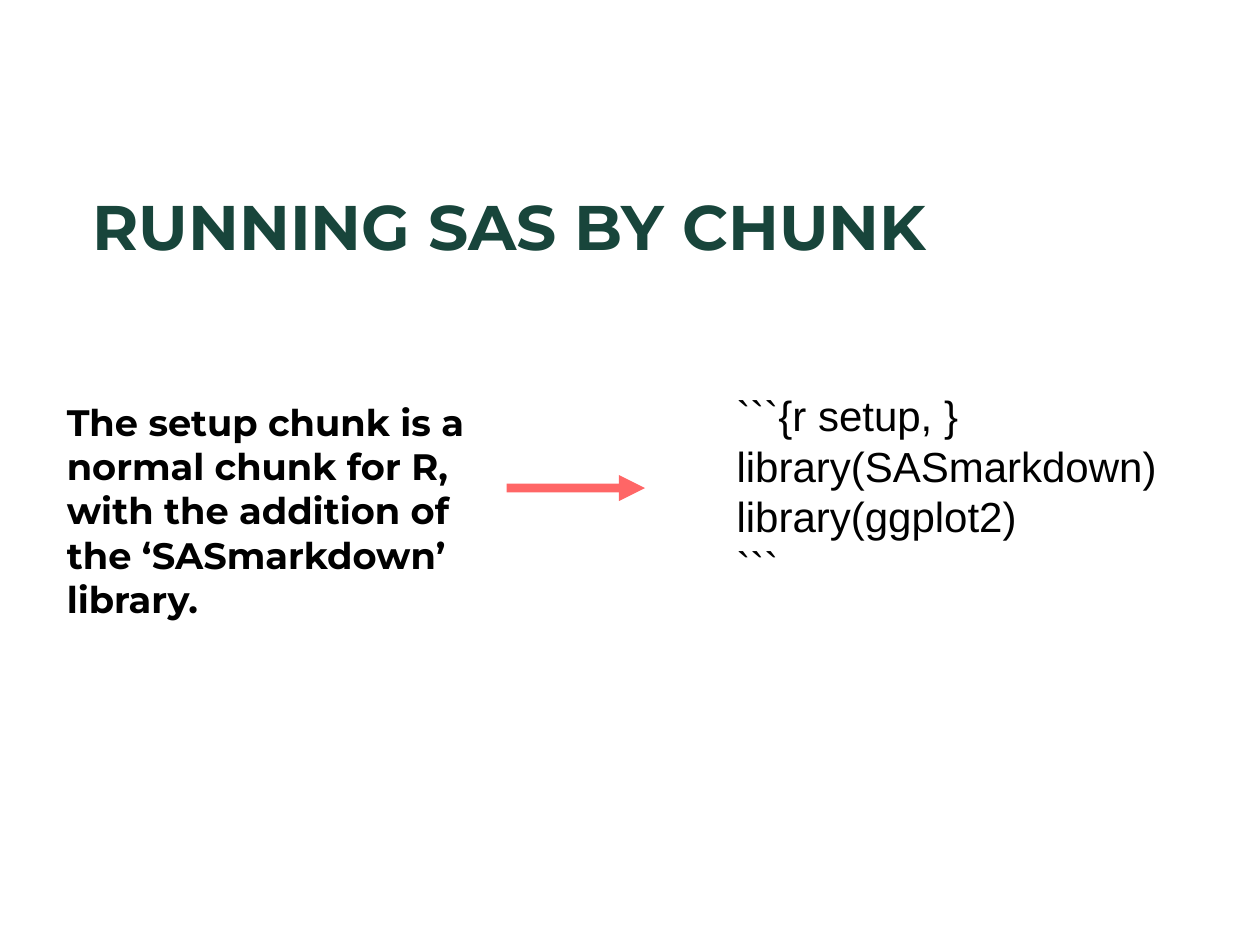
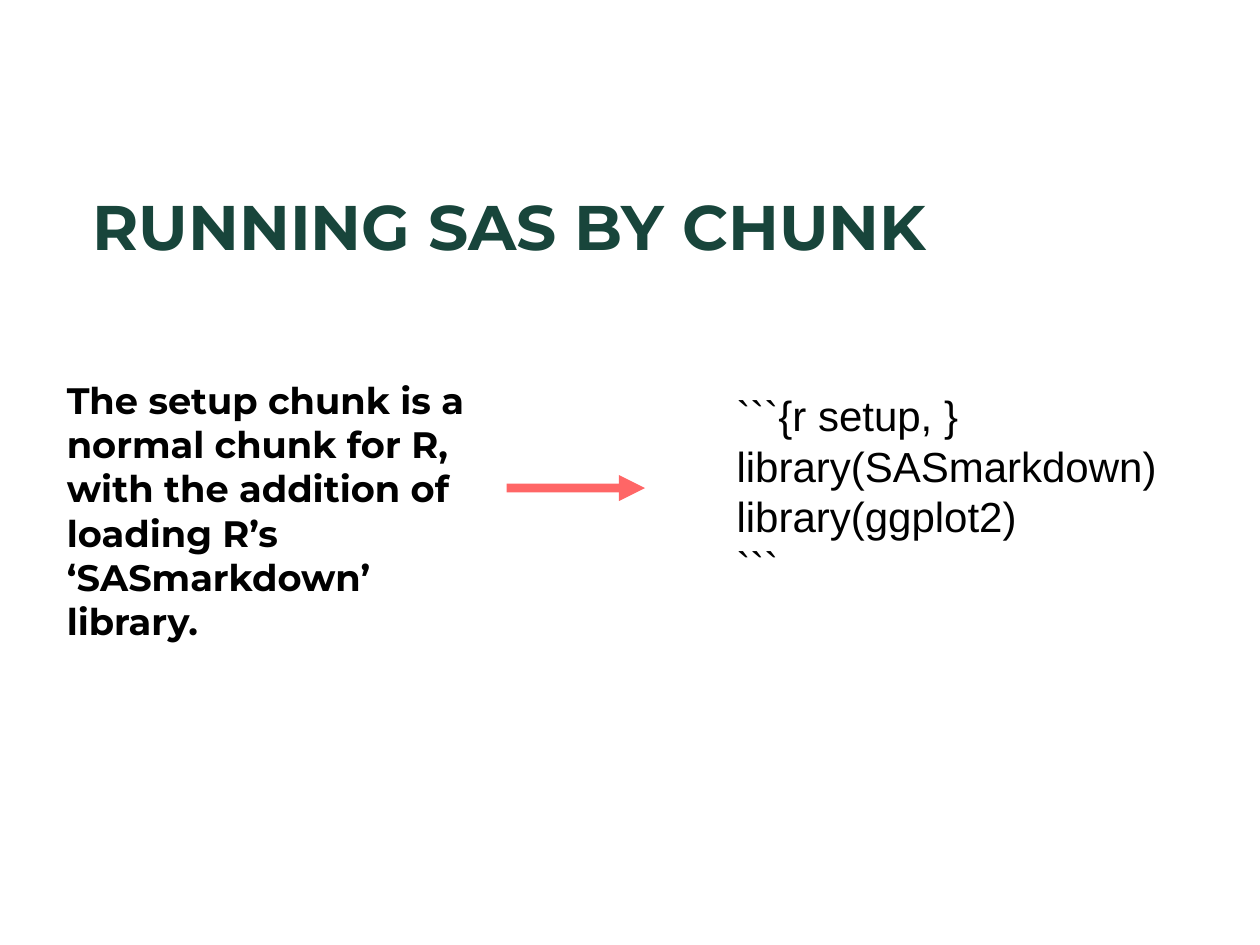
Before and after one commit to BarryDeCicco/SASandRandSAS, a slide deck: slide 41 of Presentations/SAS and R and SAS (MiSUG, 2021_08_25, CSTAT Layout).pptx. Drawn at 1260x945 pixels with LibreOffice and Linux fonts; fonts in the diff are those of the drawing; background and template pictures are left out. Boxes give left, top, right and bottom in pixels: in the first picture for what was removed or moved away, otherwise in the second. Text is boxed around its words. In the diff, an @@ line names an element or a change of style, - is before the commit and + after.

```diff
--- a/Presentations/SAS and R and SAS (MiSUG, 2021_08_25, CSTAT Layout).pptx
+++ b/Presentations/SAS and R and SAS (MiSUG, 2021_08_25, CSTAT Layout).pptx
@@ text at <box>67,385,464,643</box>: text changed @@
-The setup chunk is a normal chunk for R, with the addition of the ‘SASmarkdown’ library.
+The setup chunk is a normal chunk for R, with the addition of loading R’s ‘SASmarkdown’ library.
```
Also in this commit, not shown: 5 other slides changed, 1 slide added, 6 slides removed.
